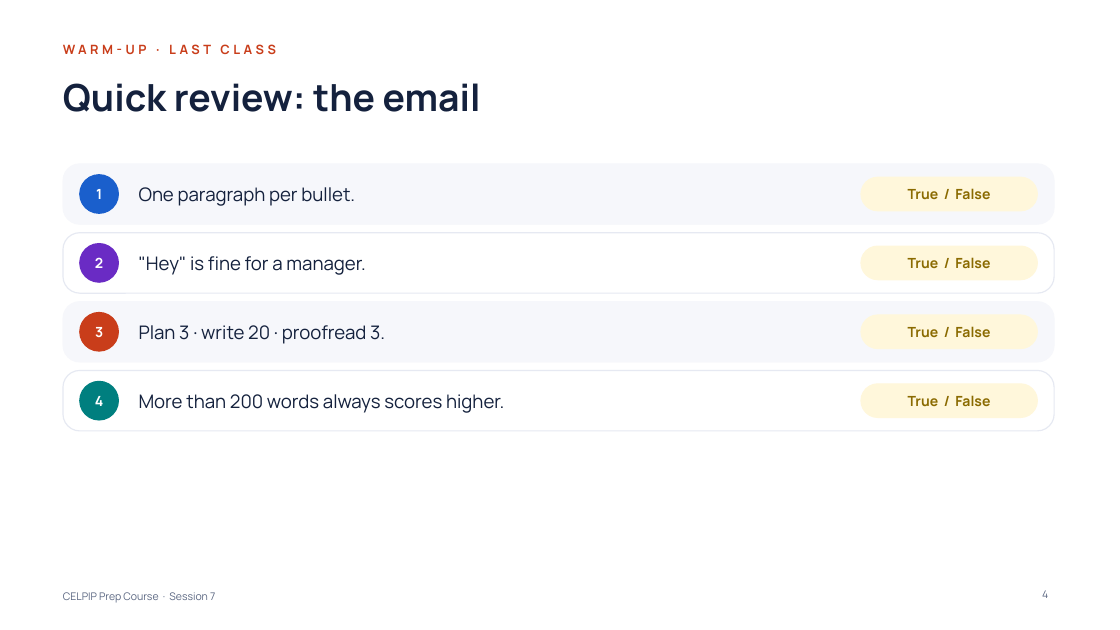
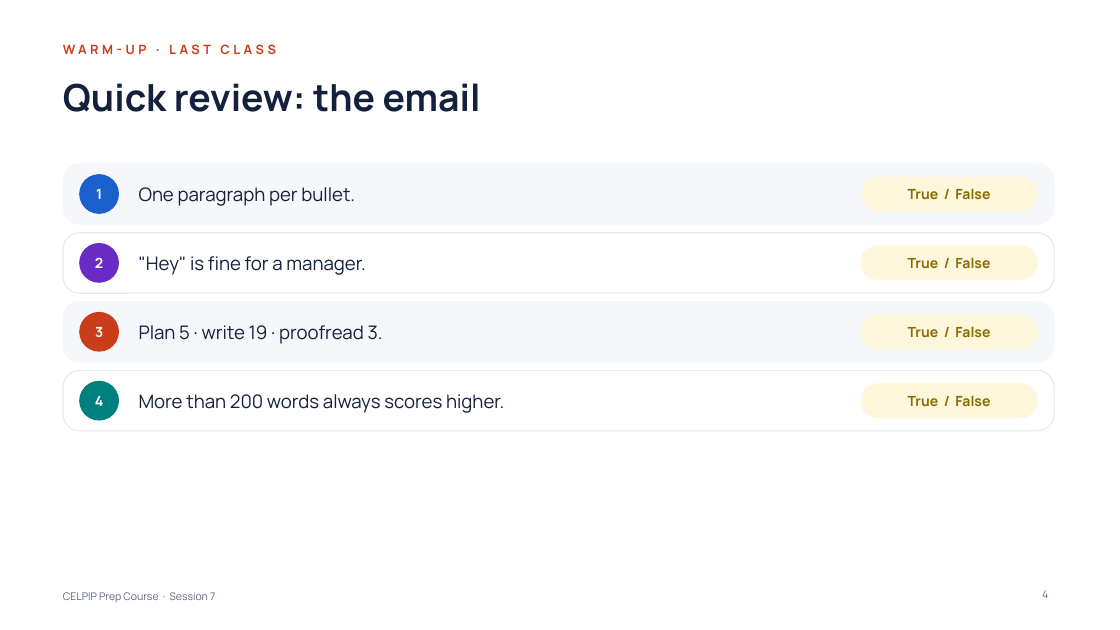
Before and after one commit to learnovateqa/The_English_Academy_CELPIP, a slide deck: slide 4 of decks/session-07.pptx. Drawn at 1120x630 pixels with LibreOffice and Linux fonts; fonts in the diff are those of the drawing. Boxes give left, top, right and bottom in pixels: in the first picture for what was removed or moved away, otherwise in the second. Text is boxed around its words. In the diff, an @@ line names an element or a change of style, - is before the commit and + after.

```diff
--- a/decks/session-07.pptx
+++ b/decks/session-07.pptx
@@ text at <box>139,325,383,344</box>: text changed @@
-Plan 3 · write 20 · proofread 3.
+Plan 5 · write 19 · proofread 3.
```
Also in this commit, not shown: 1 other slide changed, 6 other files.
